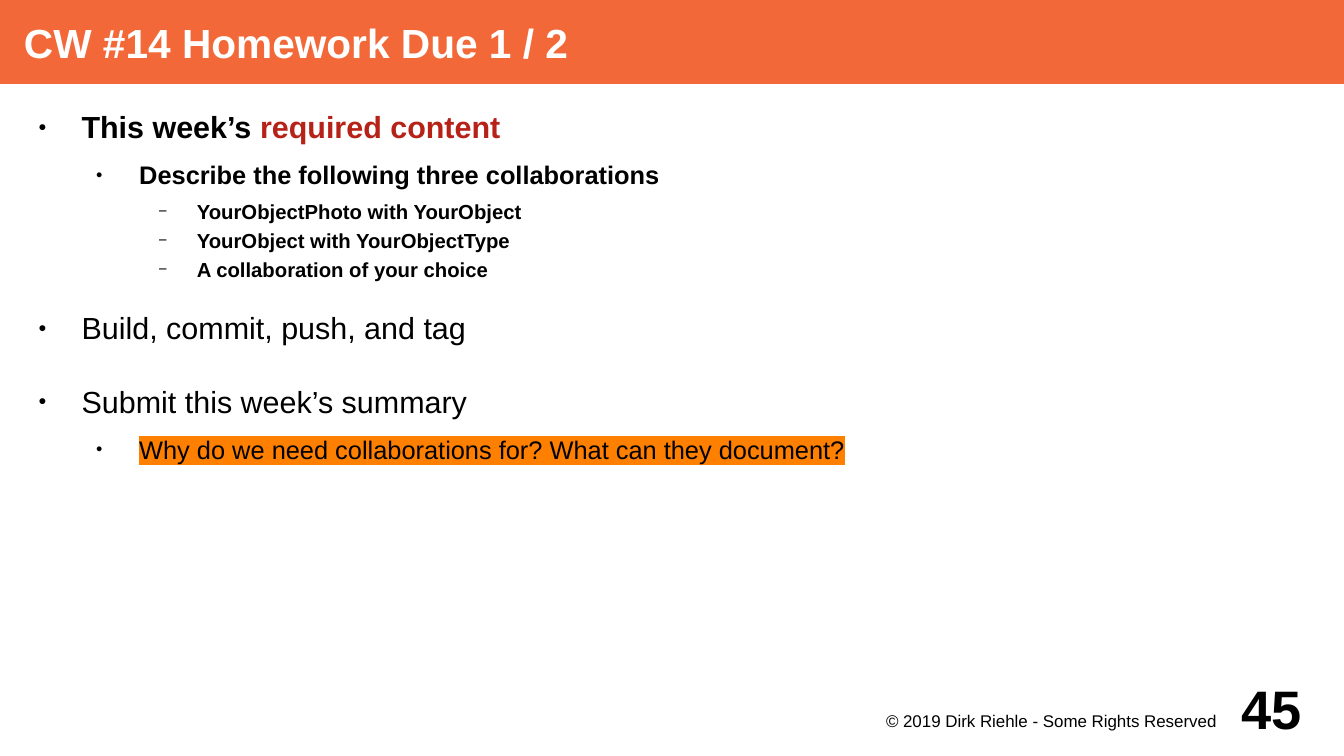
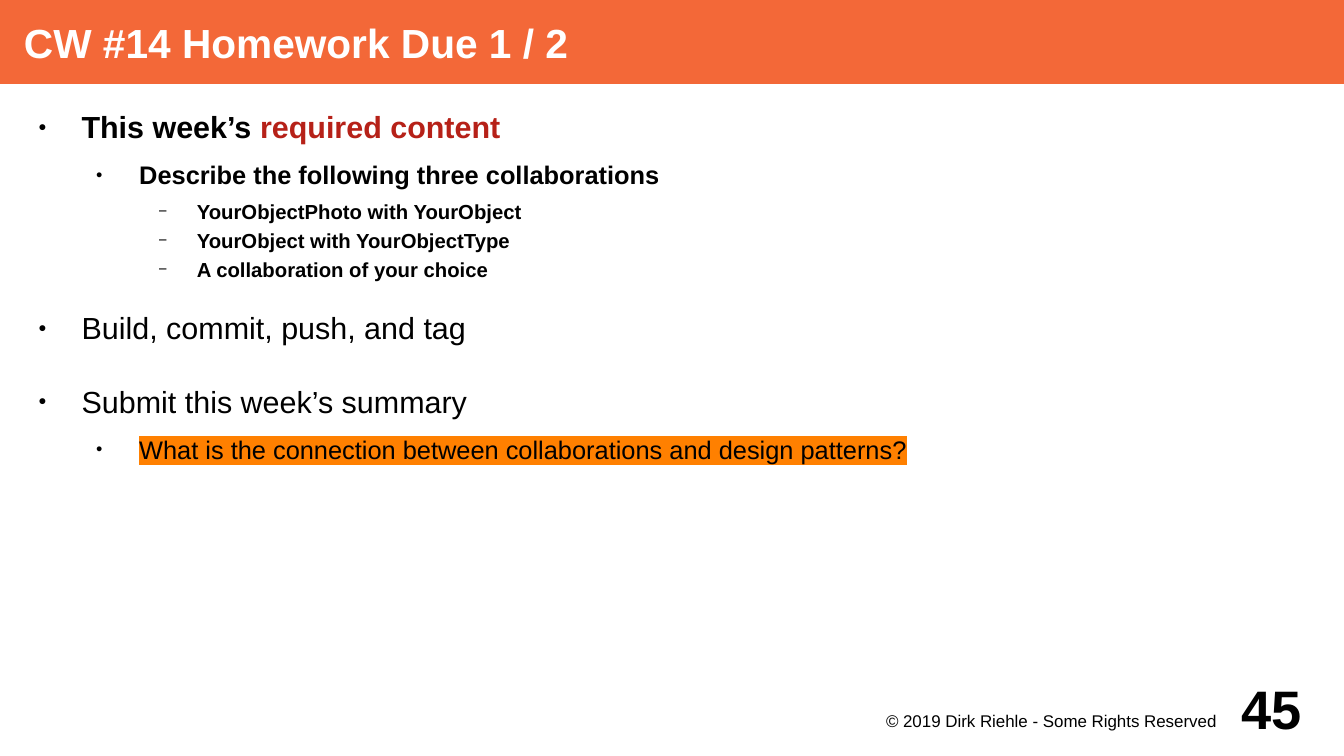
Before and after one commit to dirkriehle/adap-course, a slide deck: slide 45 of Lecture Slides/ADAP A02 - Course Schedule.odp. Drawn at 1344x756 pixels with LibreOffice and Linux fonts; fonts in the diff are those of the drawing. Boxes give left, top, right and bottom in pixels: in the first picture for what was removed or moved away, otherwise in the second. Text is boxed around its words. In the diff, an @@ line names an element or a change of style, - is before the commit and + after.

Commit message:
Rework additional homework questions

```diff
--- a/Lecture Slides/ADAP A02 - Course Schedule.odp
+++ b/Lecture Slides/ADAP A02 - Course Schedule.odp
@@ text at <box>139,440,907,464</box>: text changed @@
-  ● Why do we need collaborations for? What can they document?
+  ● What is the connection between collaborations and design patterns?
```
Also in this commit, not shown: 4 other slides changed.
